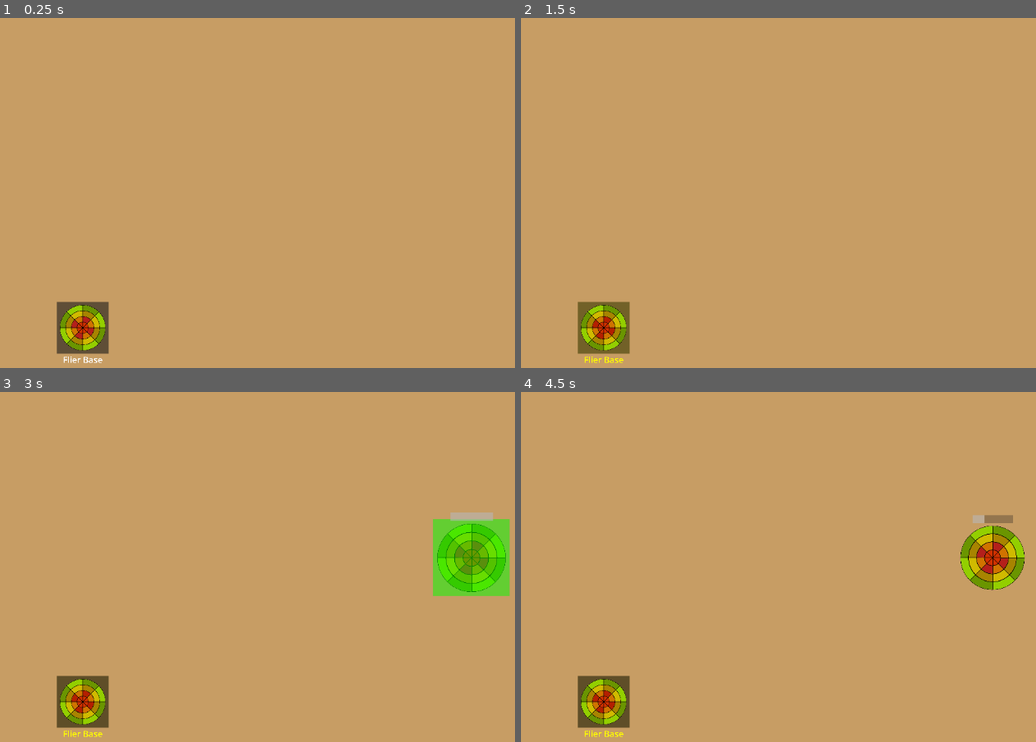
Above: before the commit, frames 1-4 (two rows, left to right).
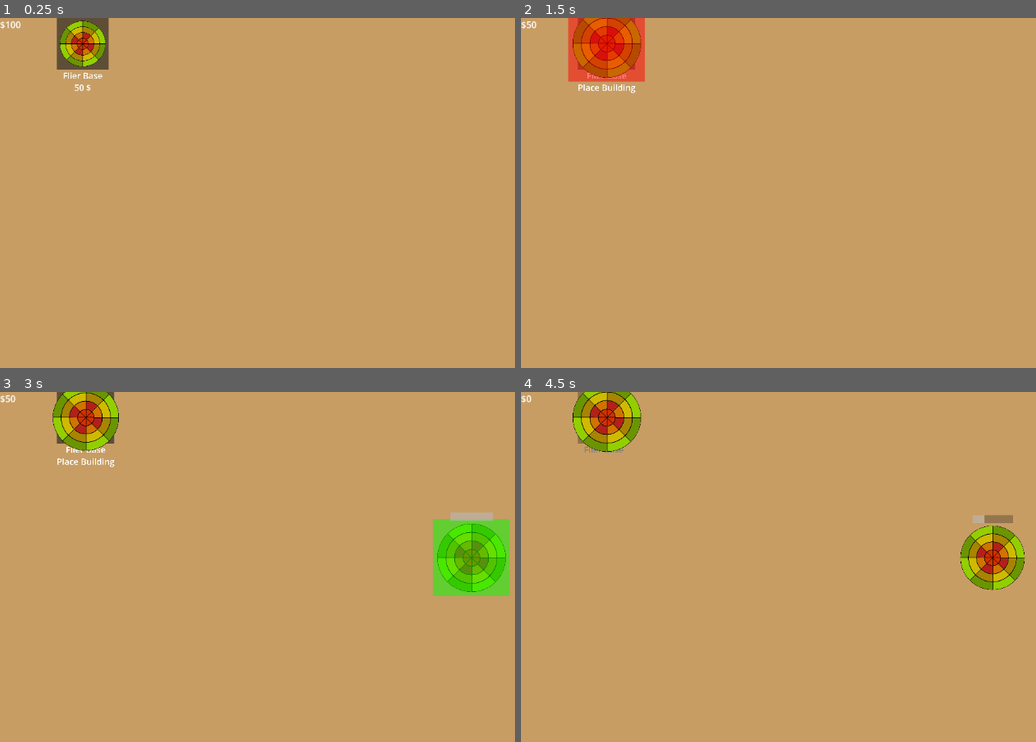
Above: after the commit, the same moments.

Repository: LSilva0/RTS
Game: Godot game, scene res://world.tscn
Same seed, same stepped clock (60 frames per second), same inputs: the game is played once before the commit and once after it.
Inputs (mouse positions are in pixels of both pictures, inside the frame that each line leads up to; where the layout moved, square brackets give the same spot in the first picture):
- Up to frame 1 (0.25 s): no input
- Up to frame 2 (1.5 s): click (603, 42) [603, 329] at 0.5 s; click (608, 42) [603, 329] at 1.25 s
- Up to frame 3 (3 s): click (87, 416) [82, 703] at 2 s; tap Enter at 2.75 s; move the mouse to (473, 556) at 2.77 s; hold B (add_building, bound only before the commit) from 2.78 s (still down)
- Up to frame 4 (4.5 s): click (994, 556) at 3.05 s; release B (add_building, bound only before the commit) at 3.5 s; drag from (716, 595) to (814, 651) at 3.52 s; move the mouse to (912, 493) at 4.27 s; hold B (add_building, bound only before the commit) from 4.28 s (still down)

The runs differ from the first frame. In frame 1, 3.3% of the frame differs, in the area x 0-22%, y 0-99%; in frame 2, 4.5%, in the area x 0-25%, y 0-99%; in frame 3, 3.7%; in frame 4, 3.6%.
Error before the commit: Invalid assignment of property or key 'text' with value of type 'String' on a base object of type 'null instance'. (res://button.gd:23)

Commit message:
button_fixed commit

Diff:
--- /dev/null
+++ b/Economy.gd
@@ -0,0 +1,46 @@
+# GameEconomy.gd - Make this an Autoload singleton
+# Project Settings > Autoload > Add this script as "GameEconomy"
+extends Node
+
+var money: int = 100
+var max_money: int = 99999
+
+# Signals for UI updates
+signal money_changed(new_amount: int)
+signal insufficient_funds(cost: int, current_money: int)
+
+func add_money(amount: int):
+	money = min(money + amount, max_money)
+	money_changed.emit(money)
+	print("Added ", amount, " money. Total: ", money)
+
+func spend_money(amount: int) -> bool:
+	if money >= amount:
+		money -= amount
+		money_changed.emit(money)
+		print("Spent ", amount, " money. Remaining: ", money)
+		return true
+	else:
+		insufficient_funds.emit(amount, money)
+		print("Not enough money! Need: ", amount, ", Have: ", money)
+		return false
+
+func can_afford(amount: int) -> bool:
+	return money >= amount
+
+func get_money() -> int:
+	return money
+
+func set_money(amount: int):
+	money = clamp(amount, 0, max_money)
+	money_changed.emit(money)
+
+# Save/Load functions for persistence
+func save_economy_data() -> Dictionary:
+	return {
+		"money": money
+	}
+
+func load_economy_data(data: Dictionary):
+	money = data.get("money", money)
+	money_changed.emit(money)
--- /dev/null
+++ b/MoneyUI.gd
@@ -0,0 +1,14 @@
+# Alternative: Simple money display script
+extends Label
+
+func _ready():
+	Economy.money_changed.connect(_on_money_changed)
+	text = "$" + str(Economy.get_money())
+
+func _on_money_changed(new_amount: int):
+	text = "$" + str(new_amount)
+
+	# Simple scaling animation
+	var tween = create_tween()
+	tween.tween_property(self, "scale", Vector2(1.2, 1.2), 0.1)
+	tween.tween_property(self, "scale", Vector2(1.0, 1.0), 0.1)
--- /dev/null
+++ b/building_button.gd
@@ -0,0 +1,102 @@
+# BuildingButton.gd - Updated to handle both building selection and placement
+extends Control
+
+@export var building_id: String = "flier_base"
+@export var building_name: String = "Flier Base"
+@export var building_cost: int = 50
+@export var building_sprite: Texture2D
+@export var building_scene: PackedScene
+
+@onready var sprite_button = $VBoxContainer/Button
+@onready var name_label = $VBoxContainer/Label
+@onready var cost_label = $VBoxContainer/CostLabel
+
+signal building_selected(building_data)
+
+var is_in_building_mode = false
+var building_manager: Node
+
+func _ready():
+	add_to_group("building_buttons")
+	Economy.money_changed.connect(_on_money_changed)
+
+	# Find the building manager
+	building_manager = get_tree().get_first_node_in_group("building_manager")
+
+	setup_button()
+
+func setup_button():
+	if sprite_button and building_sprite:
+		sprite_button.icon = building_sprite
+
+	if name_label:
+		name_label.text = building_name
+
+	if cost_label:
+		cost_label.text = str(building_cost) + " $"
+
+	if sprite_button:
+		sprite_button.pressed.connect(_on_button_pressed)
+
+	update_button_state()
+
+func _on_button_pressed():
+	if not is_in_building_mode:
+		# First click: Start building mode
+		var building_data = {
+			"id": building_id,
+			"name": building_name,
+			"cost": building_cost,
+			"sprite": building_sprite,
+			"scene": building_scene
+		}
+		building_selected.emit(building_data)
+		is_in_building_mode = true
+		cost_label.text = "Place Building"
+	else:
+		# Second click: Try to place the building
+		print("Button pressed in building mode")
+		if building_manager:
+			print("Building manager found")
+			if building_manager.current_building_instance:
+				print("Current building instance exists")
+				var building_mode = building_manager.current_building_instance.get_node("BuildingMode")
+				if building_mode:
+					print("BuildingMode node found, calling try_place_building")
+					if building_mode.try_place_building():
+						print("Building placed successfully")
+						is_in_building_mode = false
+						sprite_button.text = ""
+					else:
+						print("Building placement failed")
+				else:
+					print("BuildingMode node NOT found")
+			else:
+				print("No current building instance")
+		else:
+			print("Building manager not found")
+
+func _on_money_changed(new_amount: int):
+	update_button_state()
+
+func update_button_state():
+	var can_afford = Economy.can_afford(building_cost)
+
+	if sprite_button:
+		sprite_button.disabled = !can_afford
+
+	if can_afford:
+		modulate = Color.WHITE
+	else:
+		modulate = Color(0.5, 0.5, 0.5, 1.0)
+
+	if cost_label:
+		if can_afford:
+			cost_label.modulate = Color.WHITE
+		else:
+			cost_label.modulate = Color.RED
+
+# Reset button state when building is cancelled
+func reset_building_mode():
+	is_in_building_mode = false
+	cost_label.text = ""
--- /dev/null
+++ b/building_manager.gd
@@ -0,0 +1,116 @@
+# BuildingManager.gd - Updated for multiple buildings
+extends Control
+
+var current_building_instance: Node2D = null
+var current_building_data: Dictionary = {}
+
+# Building definitions with costs
+var building_types = {
+	"flier_base": {
+		"name": "Flier Base",
+		"cost": 100,
+		"scene": preload("res://basic_building.tscn")
+	},
+	"heavy_base": {
+		"name": "Heavy Base",
+		"cost": 200,
+		"scene": preload("res://basic_building.tscn")  # You can use different scenes
+	}
+}
+
+func _ready():
+	# Add to group so buttons can find this manager
+	add_to_group("building_manager")
+
+	# Connect to all building buttons
+	connect_building_buttons()
+
+	# Connect to economy signals
+	Economy.insufficient_funds.connect(_on_insufficient_funds)
+
+func connect_building_buttons():
+	# Find all building buttons and connect them
+	var buttons = get_tree().get_nodes_in_group("building_buttons")
+	for button in buttons:
+		if button.has_signal("building_selected"):
+			button.building_selected.connect(start_building_mode)
+
+func start_building_mode(building_data: Dictionary):
+	# Check if we can afford this building
+	var cost = building_data.get("cost", 0)
+	if not Economy.can_afford(cost):
+		_on_insufficient_funds(cost, Economy.get_money())
+		return
+
+	# Cancel existing building
+	if current_building_instance:
+		current_building_instance.queue_free()
+
+	# Store building data for when we place it
+	current_building_data = building_data
+
+	# Instantiate the building
+	current_building_instance = building_data.scene.instantiate()
+	add_child(current_building_instance)
+
+	# Set up building mode - Connect to BuildingMode's build_building signal
+	var building_mode = current_building_instance.get_node("BuildingMode")
+	if building_mode:
+		building_mode.parent_building = current_building_instance
+		# This is the key fix - connect to the manager's placement handler
+		building_mode.build_building.connect(_on_building_placed)
+		building_mode.has_built = false
+		building_mode.placed = false
+
+	# Also ensure the basic_building gets the signal for its own logic
+	var basic_building = current_building_instance
+	if basic_building and basic_building.has_method("_set_building_mode"):
+		# Connect the building mode signal to the building's own handler too
+		if building_mode:
+			# Only connect if not already connected
+			if not building_mode.build_building.is_connected(basic_building._set_building_mode):
+				building_mode.build_building.connect(basic_building._set_building_mode)
+
+	print("Started building mode for: ", building_data.name, " (Cost: ", cost, ")")
+
+func _on_building_placed():
+	# Deduct money when building is successfully placed
+	var cost = current_building_data.get("cost", 0)
+	if Economy.spend_money(cost):
+		print("Building placed! Spent ", cost, " money.")
+
+	# Reset all building buttons
+	reset_all_building_buttons()
+
+	# Building is now permanent
+	current_building_instance = null
+	current_building_data = {}
+
+func _on_insufficient_funds(cost: int, current_money: int):
+	print("Cannot afford building! Cost: ", cost, ", Money: ", current_money)
+	cancel_building()
+
+func cancel_building():
+	if current_building_instance:
+		current_building_instance.queue_free()
+		current_building_instance = null
+		current_building_data = {}
+
+	# Reset all building buttons
+	reset_all_building_buttons()
+
+func reset_all_building_buttons():
+	var buttons = get_tree().get_nodes_in_group("building_buttons")
+	for button in buttons:
+		if button.has_method("reset_building_mode"):
+			button.reset_building_mode()
+
+func _input(event):
+	# Right-click to cancel
+	if event is InputEventMouseButton and event.pressed and event.button_index == MOUSE_BUTTON_RIGHT:
+		if current_building_instance:
+			cancel_building()
+
+# Helper function to get building info
+func get_building_info(building_id: String) -> Dictionary:
+	return building_types.get(building_id, {})
--- a/building_manager.tscn
+++ b/building_manager.tscn
@@ -1,10 +1,14 @@
-[gd_scene load_steps=5 format=3 uid="uid://ygy8sym77n73"]
+[gd_scene load_steps=7 format=3 uid="uid://ygy8sym77n73"]
 
 [ext_resource type="Texture2D" uid="uid://3ncc1d15oelr" path="res://FriendlyBase.svg" id="1_r04n3"]
-[ext_resource type="Script" uid="uid://b0c7ymyecxvpe" path="res://button.gd" id="1_vxja4"]
+[ext_resource type="Script" uid="uid://38qp715bqaf2" path="res://building_manager.gd" id="1_w63ux"]
 [ext_resource type="PackedScene" uid="uid://e7xigmqe1n7j" path="res://basic_building.tscn" id="3_lt4la"]
+[ext_resource type="Script" uid="uid://cu62m6ortgl00" path="res://building_button.gd" id="4_d7tl8"]
 
 [sub_resource type="LabelSettings" id="LabelSettings_n4tde"]
+font_size = 150
+
+[sub_resource type="LabelSettings" id="LabelSettings_d7tl8"]
 font_size = 150
 
 [node name="BuildingManager" type="Control"]
@@ -14,22 +18,35 @@
 anchor_bottom = 1.0
 grow_horizontal = 2
 grow_vertical = 2
-script = ExtResource("1_vxja4")
+script = ExtResource("1_w63ux")
+
+[node name="BuildingButton" type="Control" parent="."]
+anchors_preset = 0
+offset_right = 40.0
+offset_bottom = 40.0
+script = ExtResource("4_d7tl8")
 building_sprite = ExtResource("1_r04n3")
 building_scene = ExtResource("3_lt4la")
 
-[node name="VBoxContainer" type="VBoxContainer" parent="."]
+[node name="VBoxContainer" type="VBoxContainer" parent="BuildingButton"]
 layout_mode = 0
 offset_right = 908.0
-offset_bottom = 935.0
+offset_bottom = 1300.0
 scale = Vector2(0.1, 0.1)
 
-[node name="Button" type="Button" parent="VBoxContainer"]
+[node name="Button" type="Button" parent="BuildingButton/VBoxContainer"]
 layout_mode = 2
 icon = ExtResource("1_r04n3")
 
-[node name="Label" type="Label" parent="VBoxContainer"]
+[node name="Label" type="Label" parent="BuildingButton/VBoxContainer"]
 layout_mode = 2
 text = "Flier Base"
 label_settings = SubResource("LabelSettings_n4tde")
 horizontal_alignment = 1
+
+[node name="CostLabel" type="Label" parent="BuildingButton/VBoxContainer"]
+layout_mode = 2
+size_flags_vertical = 3
+text = "1"
+label_settings = SubResource("LabelSettings_d7tl8")
+horizontal_alignment = 1
--- a/building_mode.gd
+++ b/building_mode.gd
@@ -1,6 +1,5 @@
 extends Node2D
-
-@export var building_area := Rect2(0, 0, 64, 64)
+@export var building_area := Rect2(0, 0, 128, 128)
 @export var parent_building : Node2D
 var query_rect = RectangleShape2D.new()
 var can_build = []
@@ -8,6 +7,7 @@
 var placed = false
 signal build_building
 
+# Remove this entire function:
 func _input(event):
 	if event.is_action_pressed("build") and can_build.size() == 0 and placed == false:
 		build_building.emit()
@@ -15,16 +15,39 @@
 		has_built = true
 		queue_redraw()
 
+		# Add this new public method instead:
+func try_place_building() -> bool:
+	if can_build.size() == 0 and placed == false:
+		build_building.emit()
+		placed = true
+		has_built = true
+		queue_redraw()
+		return true
+	return false
+
 func _process(delta):
 	if !has_built:
+		# keep the building following the mouse
 		parent_building.global_position = get_global_mouse_position()
-		building_area.position = -(building_area.size/2)
+
+		# center the local building_area around the parent
+		building_area.position = -(building_area.size / 2)
+
+		# prepare rectangle query according to the build node's scale
+		var world_scale = Vector2.ONE
+		if parent_building:
+			world_scale = parent_building.global_scale
+
+		# set the query_rect extents (RectangleShape2D uses extents)
+		query_rect.extents = (building_area.size * world_scale) / 2.0
+
 		var space = get_world_2d().direct_space_state
-		query_rect.size = abs(building_area.size)
 		var q = PhysicsShapeQueryParameters2D.new()
 		q.shape = query_rect
-		q.collision_mask = 2
-		q.transform = Transform2D(0, get_global_mouse_position())
+		q.collision_mask = 3
+		# position the query at the building's global position
+		q.transform = Transform2D(0, parent_building.global_position)
+
 		can_build = space.intersect_shape(q)
 		queue_redraw()
 
--- a/button.gd
+++ /dev/null
@@ -1,39 +0,0 @@
-# BuildingButton.gd
-extends Control
-
-@export var building_name: String = "Flier Base"
-@export var building_sprite: Texture2D
-@export var building_scene: PackedScene  # The actual building to spawn
-
-@onready var sprite_button = $VBoxContainer/Button
-@onready var name_label = $VBoxContainer/Label
-
-# Signal to communicate with the main game/building system
-signal building_selected(building_data)
-
-func _ready():
-	setup_button()
-
-func setup_button():
-	# Set up the sprite button
-	if building_sprite:
-		sprite_button.icon = building_sprite
-
-	# Set up the name label
-	name_label.text = building_name
-
-	# Connect the button signal
-	sprite_button.pressed.connect(_on_button_pressed)
-
-func _on_button_pressed():
-	var building_data = {
-		"name": building_name,
-		"sprite": building_sprite,
-		"scene": building_scene
-	}
-
-	# Emit signal to activate building mode
-	building_selected.emit(building_data)
-
-	# Optional: Visual feedback that this building is selected
-	modulate = Color.YELLOW  # Highlight the selected button
--- a/project.godot
+++ b/project.godot
@@ -17,7 +17,7 @@
 
 [autoload]
 
-GlobalButton="*res://button.gd"
+Economy="*res://Economy.gd"
 
 [global_group]
 
@@ -35,11 +35,6 @@
 "events": [Object(InputEventMouseButton,"resource_local_to_scene":false,"resource_name":"","device":-1,"window_id":0,"a …(257 unchanged characters)…
 ]
 }
-add_building={
-"deadzone": 0.2,
-"events": [Object(InputEventKey,"resource_local_to_scene":false,"resource_name":"","device":-1,"window_id":0,"alt_pressed":false,"shift_pressed":false,"ctrl_pressed":false,"meta_pressed":false,"pressed":false,"keycode":0,"physical_keycode":66,"key_label":0,"unicode":98,"location":0,"echo":false,"script":null)
-]
-}
 
 [rendering]
 
--- a/unit.tscn
+++ b/unit.tscn
@@ -6,8 +6,8 @@
 [sub_resource type="CircleShape2D" id="CircleShape2D_5wnup"]
 
 [node name="Unit" type="CharacterBody2D" groups=["Units"]]
-collision_layer = 6
-collision_mask = 7
+collision_layer = 2
+collision_mask = 3
 script = ExtResource("1_ctwoc")
 
 [node name="CollisionShape2D" type="CollisionShape2D" parent="."]
--- a/world.gd
+++ b/world.gd
@@ -7,6 +7,7 @@
 var has_building = false
 var build_mode_on = false
 var current_building = null
+
 @onready var building_scene = preload("res://basic_building.tscn")
 @export var color_rect = ColorRect
 func _ready():
@@ -39,22 +40,6 @@
 	if event is InputEventMouseMotion and dragging:
 		queue_redraw()
 
-func _input(event):
-	if event.is_action_pressed("add_building") and !has_building:
-		current_building = building_scene.instantiate()
-		has_building = true
-		add_child(current_building)
-		build_mode_on = true
-		current_building.get_node("BuildingMode").build_building.connect(_on_building_placed)
-
-	elif event.is_action_pressed("add_building") and has_building and build_mode_on:
-
-		build_mode_on = false
-		has_building = false
-		if current_building:
-			remove_child(current_building)
-			current_building.queue_free()
-			current_building = null
 
 func _on_building_placed():
 	build_mode_on = false
--- a/world.tscn
+++ b/world.tscn
@@ -1,12 +1,17 @@
-[gd_scene load_steps=3 format=3 uid="uid://0kp6ghpvhrvx"]
+[gd_scene load_steps=4 format=3 uid="uid://0kp6ghpvhrvx"]
 
 [ext_resource type="Script" uid="uid://bnam678ue20ab" path="res://world.gd" id="1_fj7yv"]
 [ext_resource type="PackedScene" uid="uid://ygy8sym77n73" path="res://building_manager.tscn" id="2_fj7yv"]
+[ext_resource type="Script" uid="uid://d0h6m763u1bkf" path="res://MoneyUI.gd" id="3_tlwt5"]
 
 [node name="World" type="Node2D" node_paths=PackedStringArray("color_rect")]
 z_index = 1
 script = ExtResource("1_fj7yv")
 color_rect = NodePath("ColorRect")
+
+[node name="BuildingManager" parent="." instance=ExtResource("2_fj7yv")]
+offset_left = 100.0
+offset_right = 100.0
 
 [node name="ColorRect" type="ColorRect" parent="."]
 show_behind_parent = true
@@ -16,8 +21,9 @@
 offset_bottom = 648.0
 color = Color(0.779452, 0.613813, 0.392035, 1)
 
-[node name="Control" parent="." instance=ExtResource("2_fj7yv")]
-offset_left = 100.0
-offset_top = 500.0
-offset_right = 100.0
-offset_bottom = 500.0
+[node name="CanvasLayer" type="CanvasLayer" parent="."]
+
+[node name="MoneyLabel" type="Label" parent="CanvasLayer"]
+offset_right = 40.0
+offset_bottom = 23.0
+script = ExtResource("3_tlwt5")
Not shown, added: Economy.gd.uid
Not shown, added: MoneyUI.gd.uid
Not shown, added: building_button.gd.uid
Not shown, added: building_manager.gd.uid
